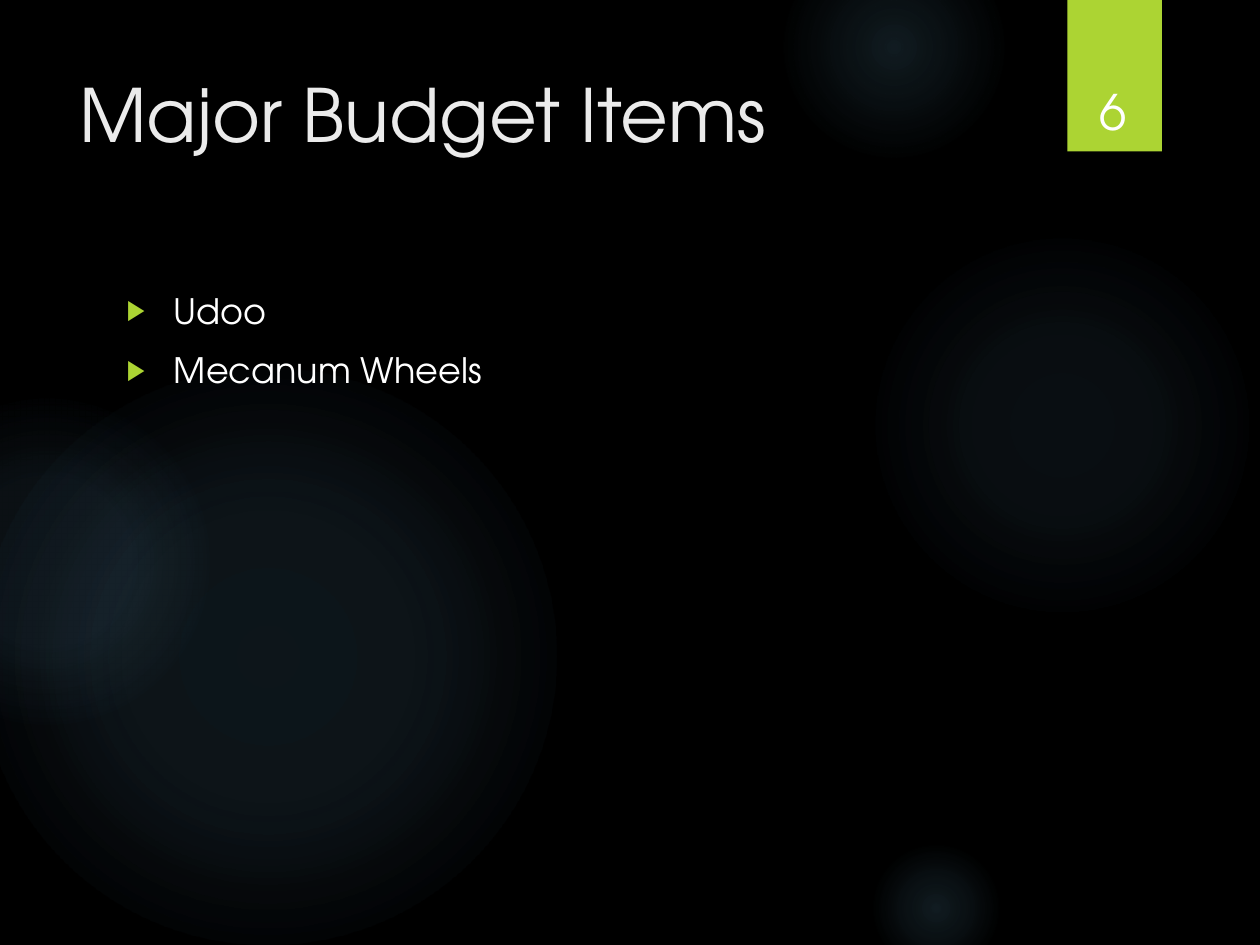
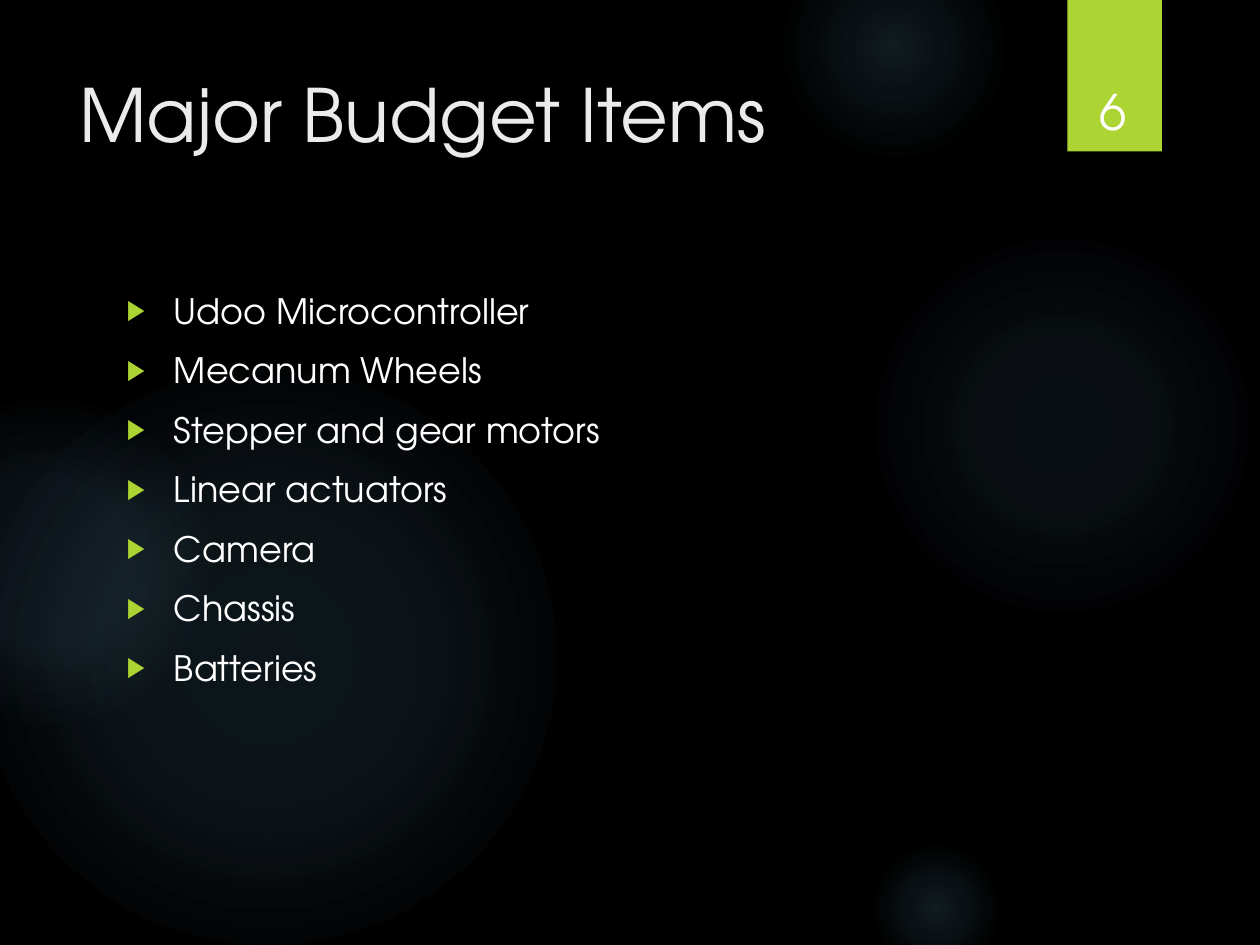
Before and after one commit to powellb1/CapStone, a slide deck: slide 6 of Documentation/Class Presentations/Are We There Yet Progress Report 4.pptx. Drawn at 1260x945 pixels with LibreOffice and Linux fonts; fonts in the diff are those of the drawing; background and template pictures are left out. Boxes give left, top, right and bottom in pixels: in the first picture for what was removed or moved away, otherwise in the second. Text is boxed around its words. In the diff, an @@ line names an element or a change of style, - is before the commit and + after.

```diff
--- a/Documentation/Class Presentations/Are We There Yet Progress Report 4.pptx
+++ b/Documentation/Class Presentations/Are We There Yet Progress Report 4.pptx
@@ text at (x1=174, y1=298, x2=529, y2=325): text changed @@
-▶ Udoo
+▶ Udoo Microcontroller
@@ text at (x1=174, y1=416, x2=600, y2=682): paragraphs added @@
+▶ Stepper and gear motors
+▶ Linear actuators
+▶ Camera
+▶ Chassis
+▶ Batteries
```
Also in this commit, not shown: 3 other slides changed, 1 other file.
